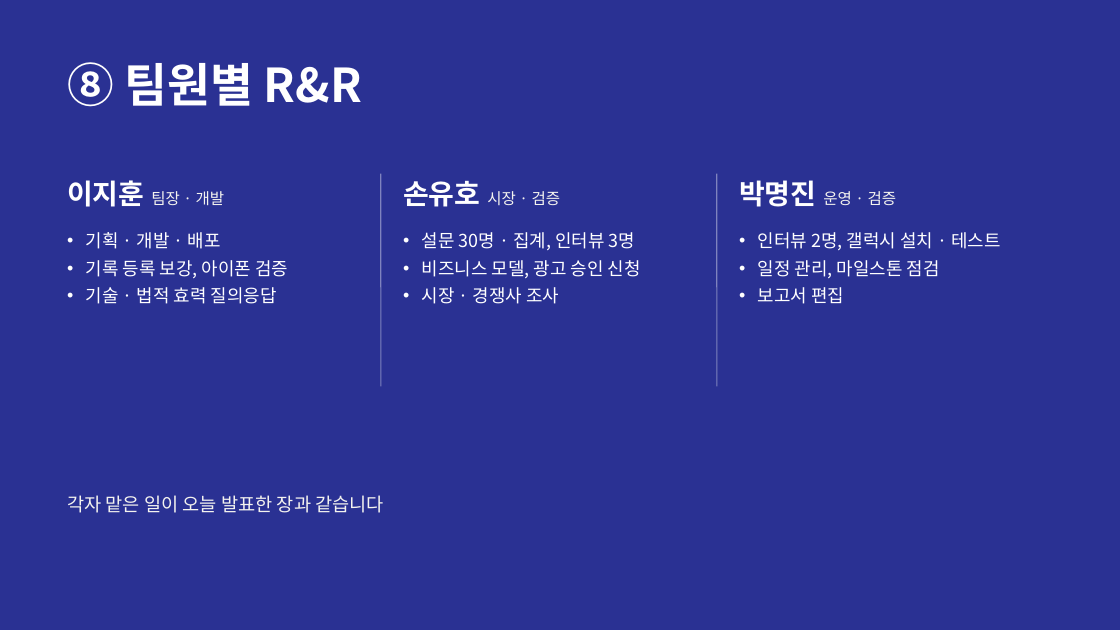
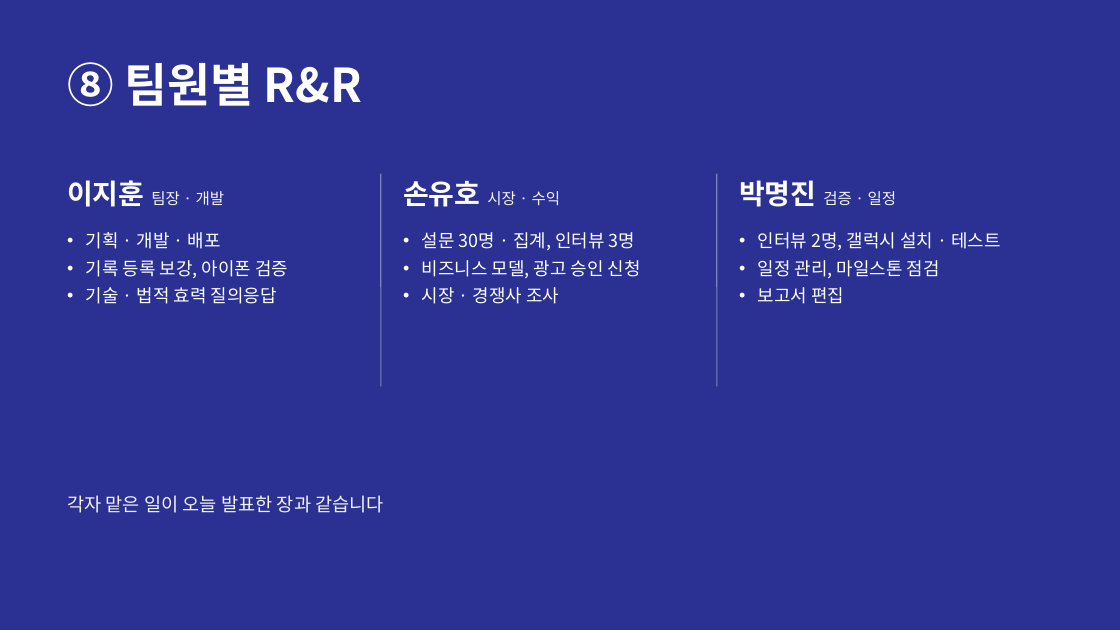
Before and after one commit to jihooni217/albaguard, a slide deck: slide 18 of docs/06_중간발표_PPT.pptx. Drawn at 1120x630 pixels with LibreOffice and Linux fonts; fonts in the diff are those of the drawing. Boxes give left, top, right and bottom in pixels: in the first picture for what was removed or moved away, otherwise in the second. Text is boxed around its words. In the diff, an @@ line names an element or a change of style, - is before the commit and + after.

```diff
--- a/docs/06_중간발표_PPT.pptx
+++ b/docs/06_중간발표_PPT.pptx
@@ text at <box>403,181,561,207</box>: text changed @@
-손유호 시장 · 검증
+손유호 시장 · 수익
@@ text at <box>739,180,897,207</box>: text changed @@
-박명진 운영 · 검증
+박명진 검증 · 일정
```
Also in this commit, not shown: 11 other slides changed, 6 other files.
